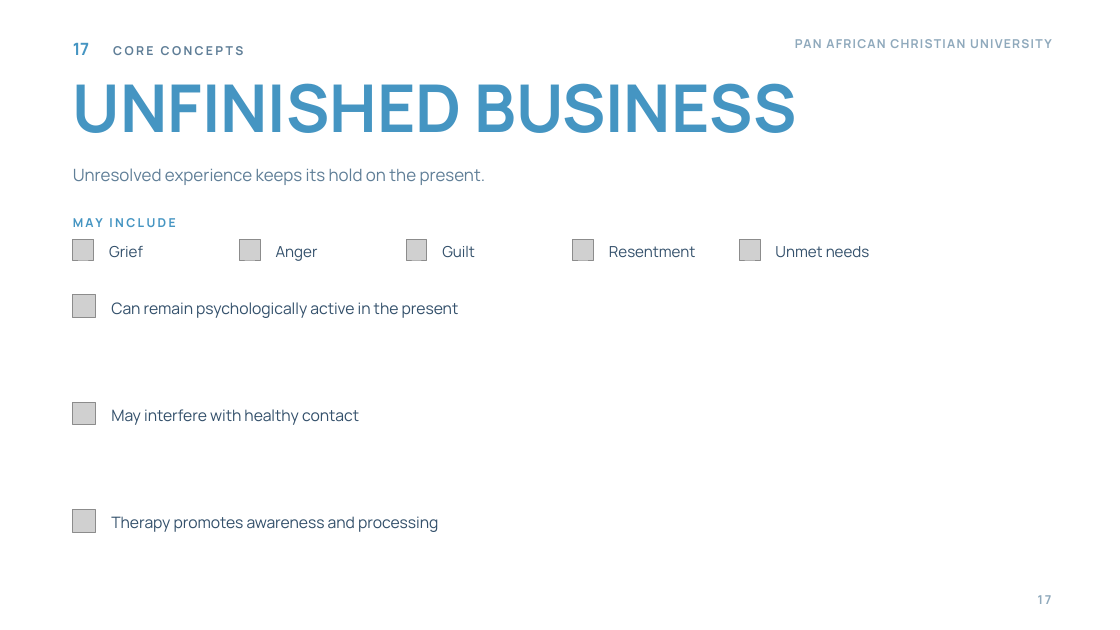
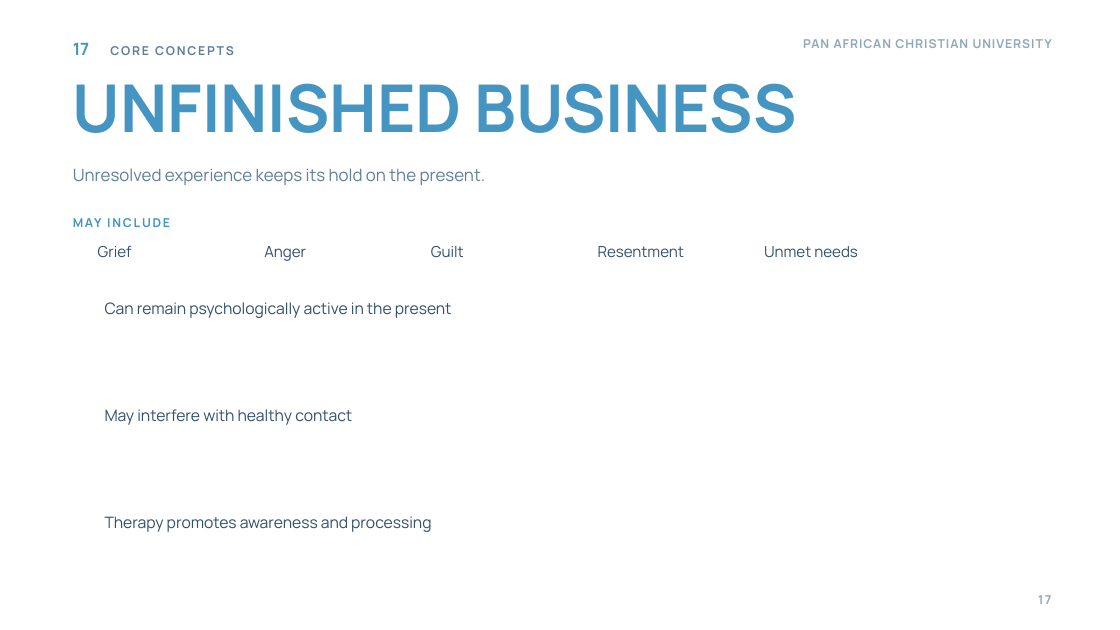
Before and after one commit to wambetebenjamin/Business-e-books, a slide deck: slide 17 of presentations/gestalt-theory-counselling/Gestalt Theory and Its Application to Counselling.pptx. Drawn at 1120x630 pixels with LibreOffice and Linux fonts; fonts in the diff are those of the drawing; grey boxes stand for pictures; background and template pictures are left out. Boxes give left, top, right and bottom in pixels: in the first picture for what was removed or moved away, otherwise in the second. Text is boxed around its words. In the diff, an @@ line names an element or a change of style, - is before the commit and + after.

```diff
--- a/presentations/gestalt-theory-counselling/Gestalt Theory and Its Application to Counselling.pptx
+++ b/presentations/gestalt-theory-counselling/Gestalt Theory and Its Application to Counselling.pptx
@@ text "17 CORE CONCEPTS" at (73, 43, 234, 55): letter spacing 2 to 1.6 pt in "CORE CONCEPTS" @@
@@ text "PAN AFRICAN CHRISTIAN UNIVERSITY" at (803, 39, 968, 48): letter spacing 1.1 to 0.8 pt @@
@@ text "MAY INCLUDE" at (105, 409, 135, 425): letter spacing 2 to 1.6 pt @@
@@ picture removed at (73, 239, 94, 260) @@
@@ text "Grief": place and size @@
-text "Grief" at (109, 246, 143, 257)
+text "Grief" at (98, 246, 132, 257)
@@ picture removed at (239, 239, 260, 260) @@
@@ text "Anger": place and size @@
-text "Anger" at (276, 246, 318, 261)
+text "Anger" at (264, 246, 306, 261)
@@ picture removed at (406, 239, 427, 260) @@
@@ text "Guilt": place and size @@
-text "Guilt" at (442, 246, 475, 257)
+text "Guilt" at (431, 246, 464, 257)
@@ picture removed at (573, 239, 594, 260) @@
@@ text "Resentment": place and size @@
-text "Resentment" at (609, 246, 695, 257)
+text "Resentment" at (598, 246, 684, 257)
@@ picture removed at (739, 239, 760, 260) @@
@@ text "Unmet needs": place and size @@
-text "Unmet needs" at (775, 246, 870, 257)
+text "Unmet needs" at (764, 246, 858, 257)
@@ picture removed at (73, 295, 96, 318) @@
@@ text "Can remain psychologically active in ...": place and size @@
-text "Can remain psychologically active in ..." at (111, 302, 459, 318)
+text "Can remain psychologically active in ..." at (105, 302, 452, 318)
@@ picture removed at (73, 402, 96, 425) @@
@@ text "May interfere with healthy contact": place and size @@
-text "May interfere with healthy contact" at (144, 409, 359, 425)
+text "May interfere with healthy contact" at (137, 409, 352, 425)
@@ text "Therapy promotes awareness and processing": place and size @@
-text "Therapy promotes awareness and processing" at (111, 516, 438, 532)
+text "Therapy promotes awareness and processing" at (105, 516, 431, 532)
@@ picture removed at (73, 510, 96, 533) @@
```
Also in this commit, not shown: 30 other slides changed, 33 other files.
